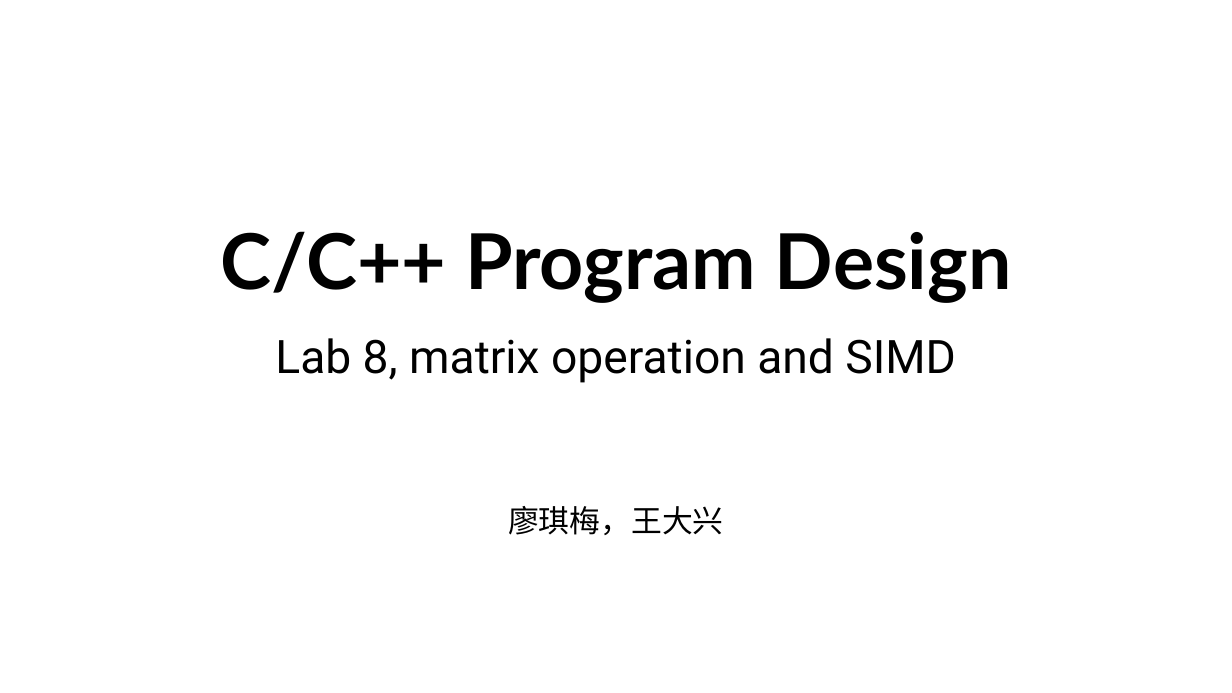
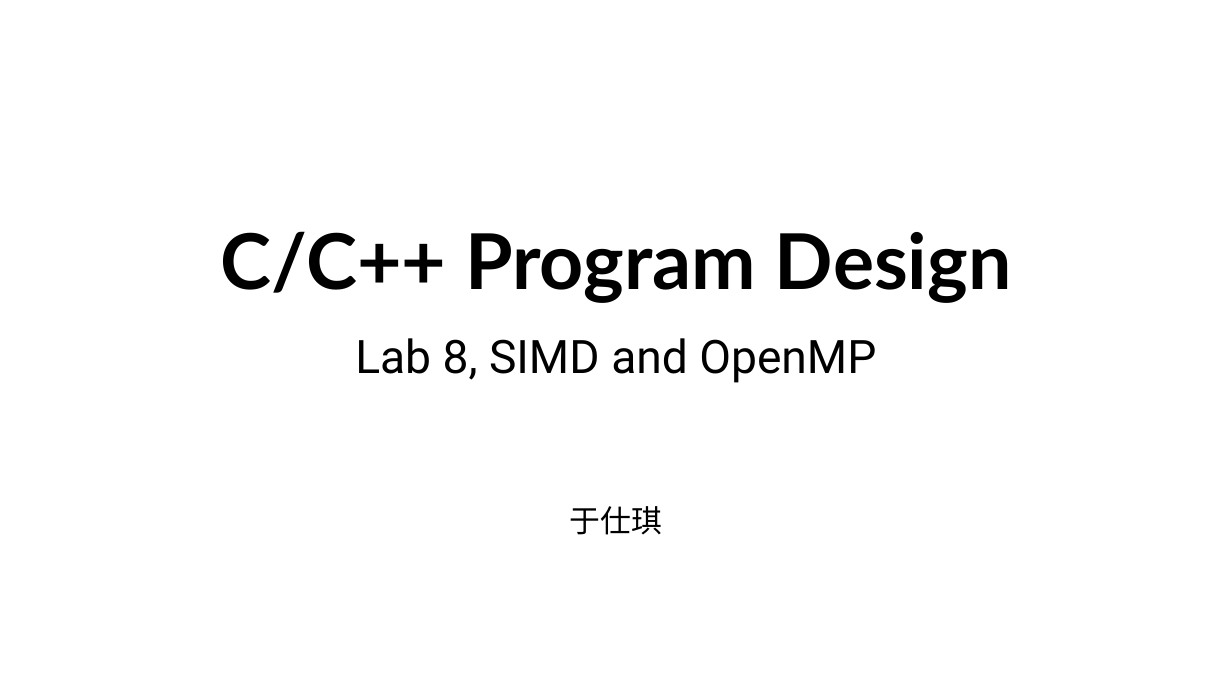
Before and after one commit to ShiqiYu/CPP, a slide deck: slide 1 of week08/Lab08.pptx. Drawn at 1232x693 pixels with LibreOffice and Linux fonts; fonts in the diff are those of the drawing; background and template pictures are left out. Boxes give left, top, right and bottom in pixels: in the first picture for what was removed or moved away, otherwise in the second. Text is boxed around its words. In the diff, an @@ line names an element or a change of style, - is before the commit and + after.

```diff
--- a/week08/Lab08.pptx
+++ b/week08/Lab08.pptx
@@ subtitle at box(355, 338, 876, 535): text changed @@
-Lab 8, matrix operation and SIMD
-廖琪梅，王大兴
+Lab 8, SIMD and OpenMP
+于仕琪
```
Also in this commit, not shown: 2 other slides changed, 11 slides added, 29 slides removed, 1 other file.
